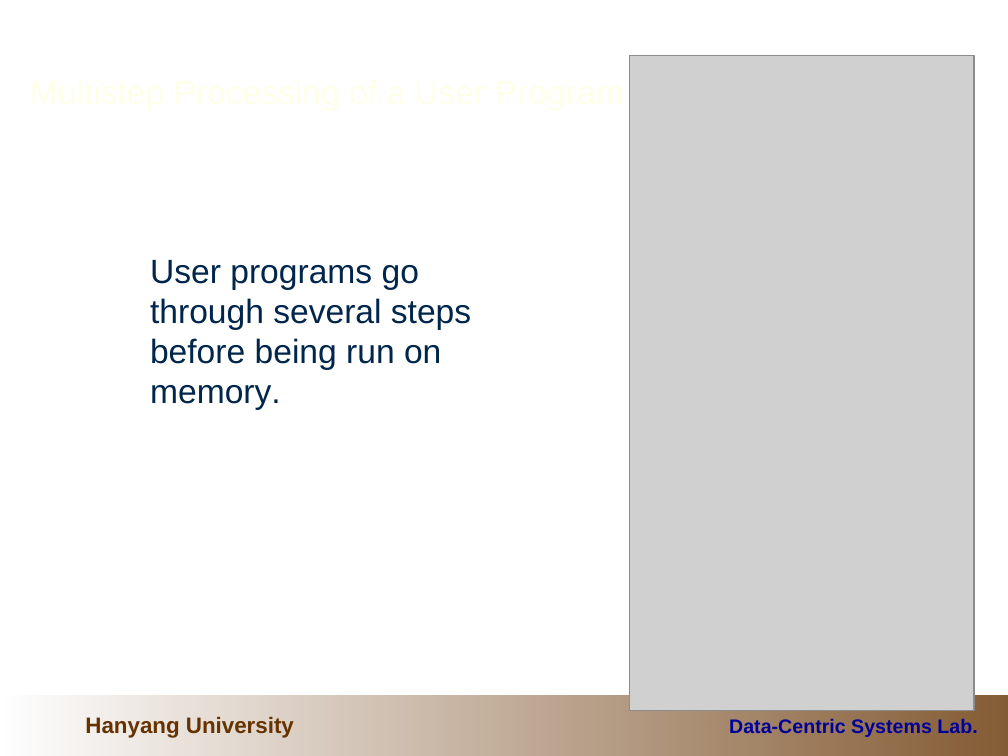
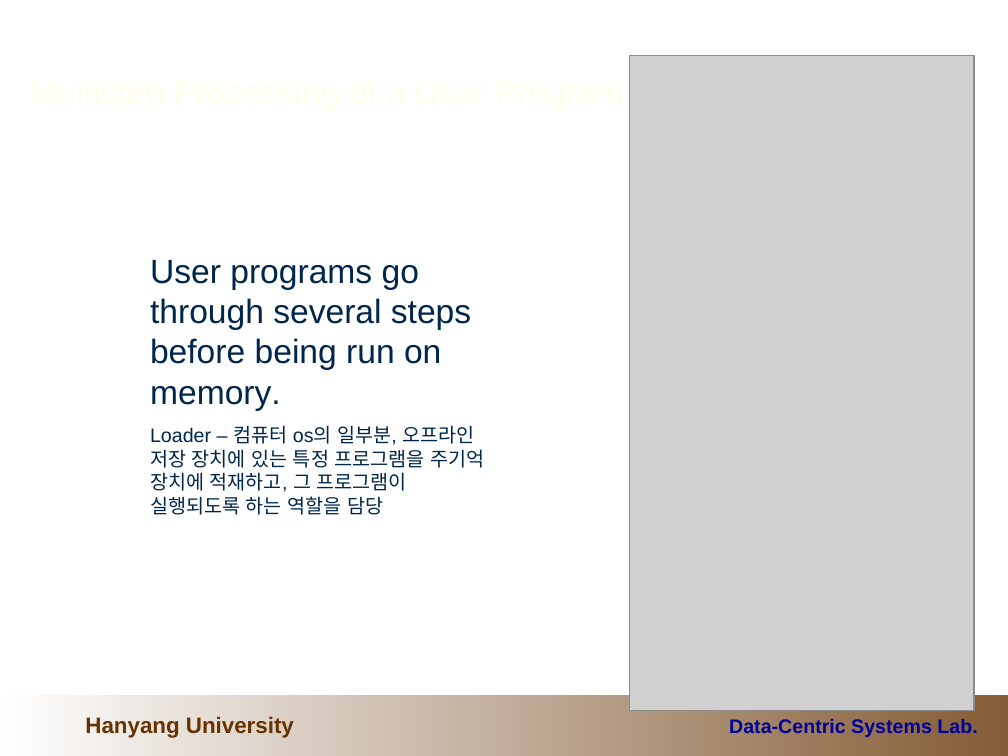
Before and after one commit to cocojk/major, a slide deck: slide 3 of os/이론/7.MemoryManagement.ppt. Drawn at 1008x756 pixels with LibreOffice and Linux fonts; fonts in the diff are those of the drawing; grey boxes stand for pictures; background and template pictures are left out. Boxes give left, top, right and bottom in pixels: in the first picture for what was removed or moved away, otherwise in the second. Text is boxed around its words. In the diff, an @@ line names an element or a change of style, - is before the commit and + after.

```diff
--- a/os/이론/7.MemoryManagement.ppt
+++ b/os/이론/7.MemoryManagement.ppt
@@ text at (150, 425, 484, 515): paragraph added @@
+Loader – 컴퓨터 os의 일부분, 오프라인 저장 장치에 있는 특정 프로그램을 주기억 장치에 적재하고, 그 프로그램이 실행되도록 하는 역할을 담당
```
Also in this commit, not shown: 3 other slides changed, 1 other file.
